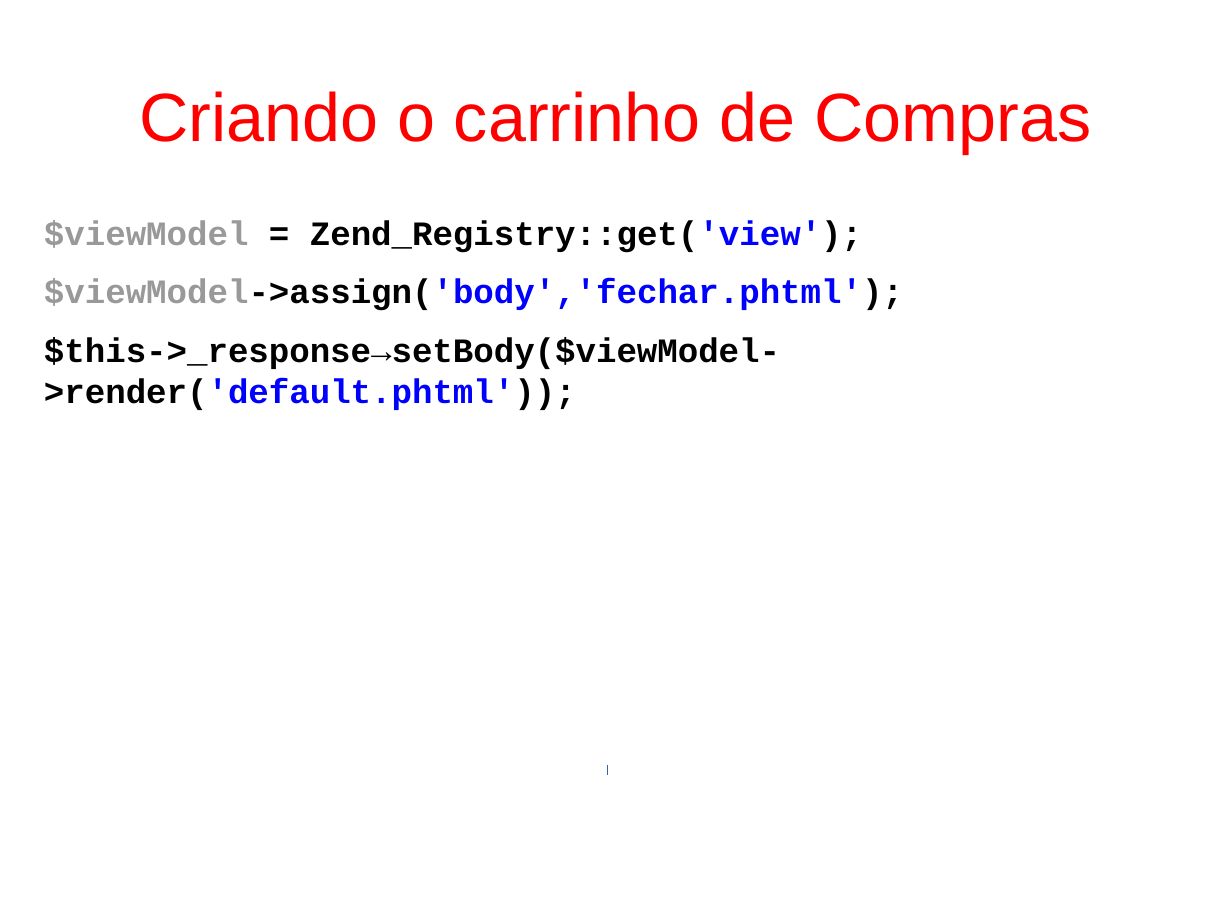
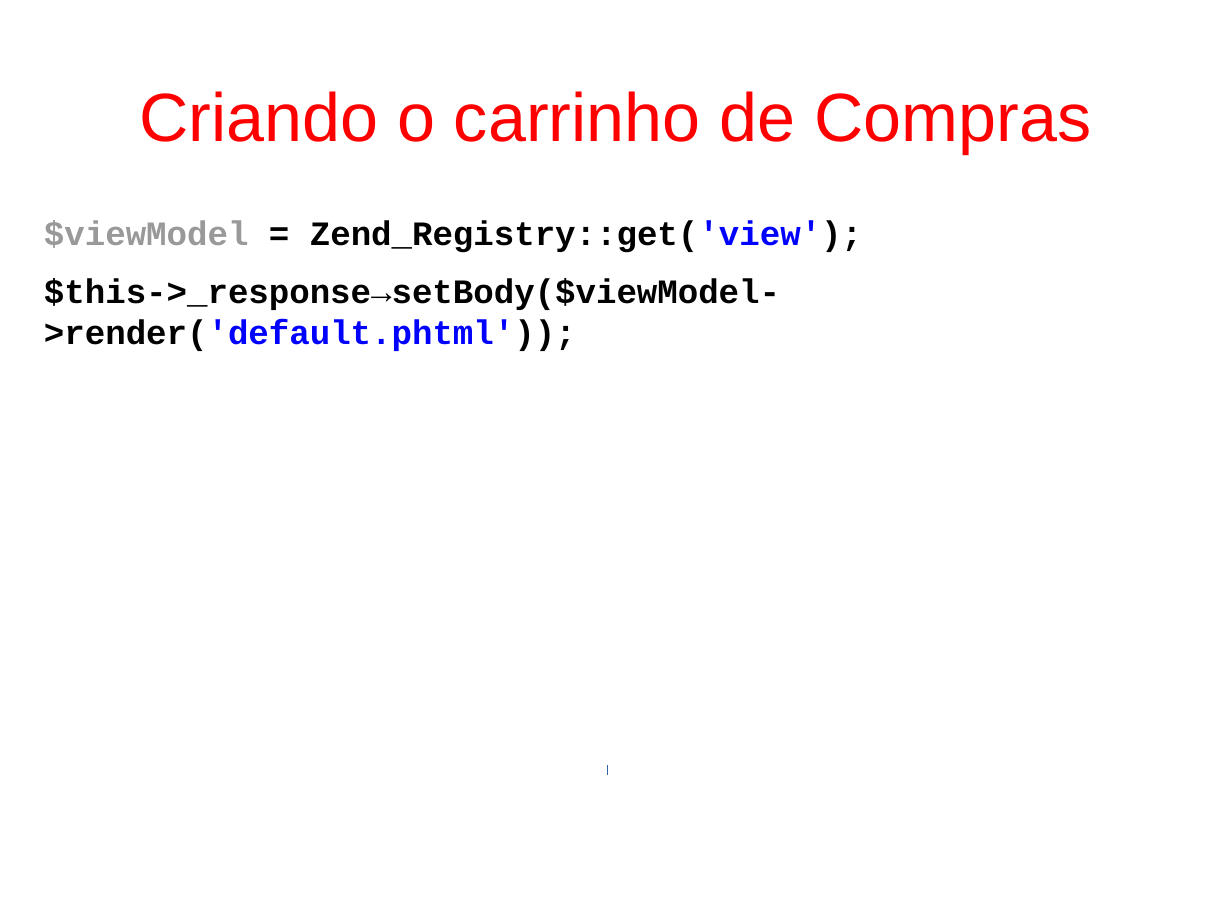
Before and after one commit to fgsl/lojasacme, a slide deck: slide 101 of docs/tutorial.odp. Drawn at 1232x924 pixels with LibreOffice and Linux fonts; fonts in the diff are those of the drawing. Boxes give left, top, right and bottom in pixels: in the first picture for what was removed or moved away, otherwise in the second. Text is boxed around its words. In the diff, an @@ line names an element or a change of style, - is before the commit and + after.

Commit message:
Remover atribuições da variável body #23

```diff
--- a/docs/tutorial.odp
+++ b/docs/tutorial.odp
@@ text at (x1=44, y1=279, x2=903, y2=311): paragraph removed @@
-$viewModel->assign('body','fechar.phtml');
```
Also in this commit, not shown: 10 other slides changed.
